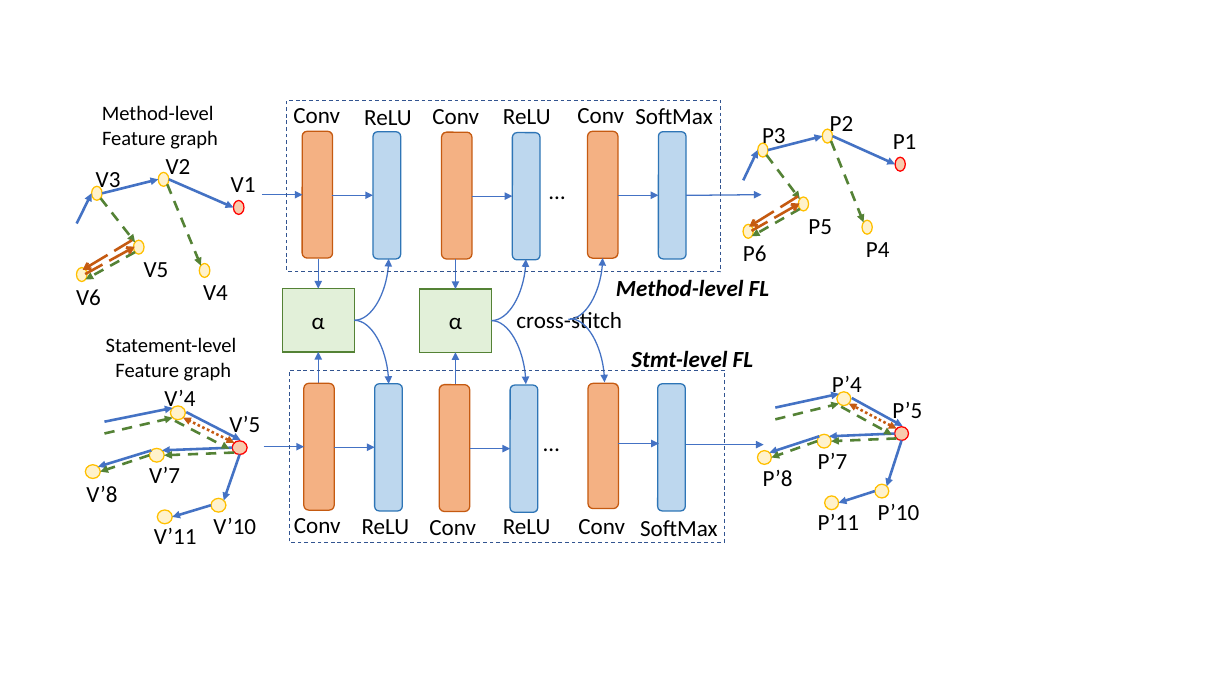
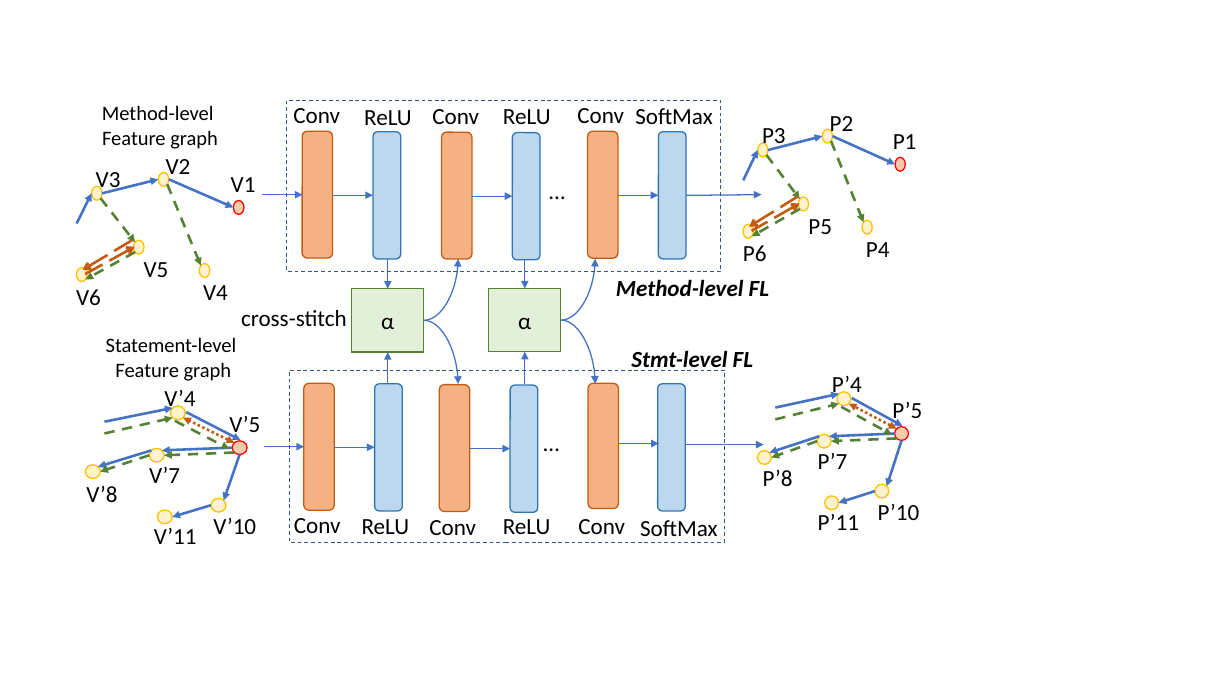
Before and after one commit to tien-n-nguyen/fixlocator, a slide deck: slide 13 of Figures.pptx. Drawn at 1232x693 pixels with LibreOffice and Linux fonts; fonts in the diff are those of the drawing. Boxes give left, top, right and bottom in pixels: in the first picture for what was removed or moved away, otherwise in the second. Text is boxed around its words. In the diff, an @@ line names an element or a change of style, - is before the commit and + after.

```diff
--- a/Figures.pptx
+++ b/Figures.pptx
@@ curved arrow removed from (568, 320) to (603, 258) @@
@@ text "cross-stitch" rewrapped from (x1=516, y1=308, x2=622, y2=334) to (x1=241, y1=310, x2=347, y2=326) @@
@@ curved arrow removed from (570, 319) to (604, 383) @@
@@ 4 arrows, 4 curved arrows, 2 rectangles moved together from (x1=282, y1=259, x2=526, y2=384) to (x1=352, y1=259, x2=595, y2=384) @@
```
Also in this commit, not shown: 1 slide added, 3 other files.
